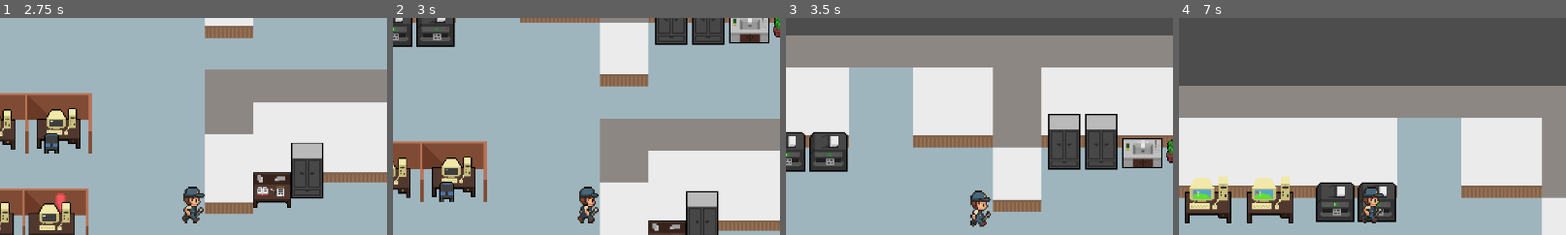
Above: before the commit, frames 1-4 (left to right).
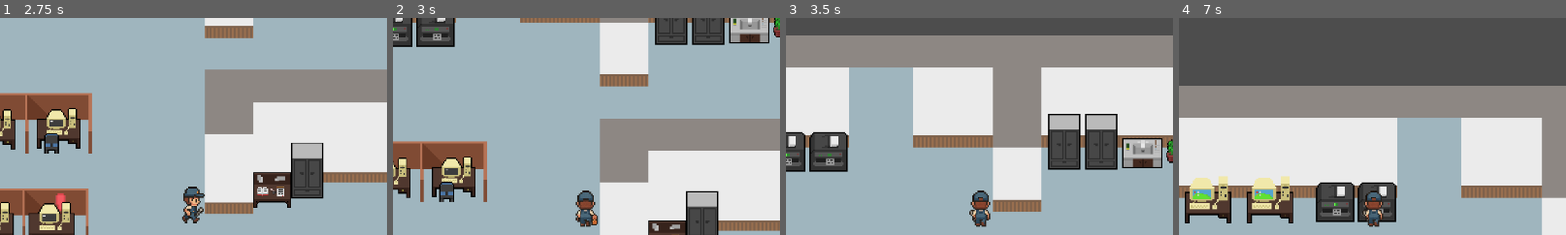
Above: after the commit, the same moments.

Repository: Lenni707/gamejam
Game: Godot game, scene res://Scenes/game.tscn
Two runs of this game, one before a commit and one after it. Both use one fixed random seed, a clock stepped at 60 frames per second and the inputs below.
Inputs:
- Up to frame 1 (2.75 s): tap Enter (ui_accept) at 0.5, 0.77, 1.25, 1.52 s; hold D (right) 0.53-1.28 s; hold E (Interagieren) 0.53-1.28 s; hold S (down) 1.28-2.03 s; tap E (Interagieren) at 1.35 s; hold D (right) from 2.03 s (still down); hold E (Interagieren) from 2.03 s (still down)
- Up to frame 2 (3 s): tap Enter (ui_accept) at 2.75 s; release D (right) at 2.78 s; release E (Interagieren) at 2.78 s; hold W (up) from 2.78 s (still down); tap E (Interagieren) at 2.85 s
- Up to frame 3 (3.5 s): keep holding W (up); tap Enter (ui_accept) at 3.02 s
- Up to frame 4 (7 s): release W (up) at 3.53 s; hold E (Interagieren) 3.53-4.28 s; hold A (left) 3.53-5.03 s; tap Enter (ui_accept) at 3.77, 4.52, 5.75, 6.02, 6.77 s; tap E (Interagieren) at 4.35, 5.85 s; hold S (down) 5.03-5.78 s; hold E (Interagieren) 5.03-5.78 s; hold D (right) 5.78-6.53 s; hold W (up) from 6.53 s (still down); hold E (Interagieren) from 6.53 s (still down)
The pictures show only the part of the screen within x 25-75%, y 2-51%; the shares and areas given below are measured in that part.

Frame 1 is identical in both runs. In frame 2, 0.8% of the frame differs, in the area x 47-54%, y 77-97%; in frame 3, 0.6%; in frame 4, 0.7%.

Commit message:
did player animation

Diff:
--- a/Scenes/player.tscn
+++ b/Scenes/player.tscn
@@ -23,6 +23,22 @@
 atlas = ExtResource("2_cvnsp")
 region = Rect2(1184, 0, 296, 512)
 
+[sub_resource type="AtlasTexture" id="AtlasTexture_x3wgy"]
+atlas = ExtResource("2_cvnsp")
+region = Rect2(0, 512, 301, 512)
+
+[sub_resource type="AtlasTexture" id="AtlasTexture_3smsa"]
+atlas = ExtResource("2_cvnsp")
+region = Rect2(300, 0, 293, 513)
+
+[sub_resource type="AtlasTexture" id="AtlasTexture_8erm5"]
+atlas = ExtResource("2_cvnsp")
+region = Rect2(600, 0, 293, 513)
+
+[sub_resource type="AtlasTexture" id="AtlasTexture_f1ek2"]
+atlas = ExtResource("2_cvnsp")
+region = Rect2(900, 0, 293, 513)
+
 [sub_resource type="SpriteFrames" id="SpriteFrames_vgqql"]
 animations = [{
 "frames": [{
@@ -46,6 +62,28 @@
 "loop": true,
 "name": &"run",
 "speed": 10.0
+}, {
+"frames": [{
+"duration": 1.0,
+"texture": SubResource("AtlasTexture_x3wgy")
+}],
+"loop": true,
+"name": &"run_down",
+"speed": 5.0
+}, {
+"frames": [{
+"duration": 1.0,
+"texture": SubResource("AtlasTexture_3smsa")
+}, {
+"duration": 1.0,
+"texture": SubResource("AtlasTexture_8erm5")
+}, {
+"duration": 1.0,
+"texture": SubResource("AtlasTexture_f1ek2")
+}],
+"loop": true,
+"name": &"run_up",
+"speed": 10.0
 }]
 
 [node name="player" type="CharacterBody2D"]
@@ -61,5 +99,5 @@
 position = Vector2(3, -47)
 scale = Vector2(0.182432, 0.182432)
 sprite_frames = SubResource("SpriteFrames_vgqql")
-animation = &"run"
-frame_progress = 0.724109
+animation = &"run_up"
+frame_progress = 0.136304
--- a/scripts/player.gd
+++ b/scripts/player.gd
@@ -38,14 +38,18 @@
 			anim.play("idle")
 	else:
 		# Runninges
-		if anim.animation != "run":
-			anim.play("run")
 
 		# Flip when moving left
-		if dir.x < -0.01:
+		if dir.x < -0.01 && not dir.y < -0.01:
+			anim.play("run")
 			anim.flip_h = true
-		elif dir.x > 0.01:
+		elif dir.x > 0.01 && not dir.y < -0.01:
+			anim.play("run")
 			anim.flip_h = false
+		if dir.y < -0.01:
+			anim.play("run_up")
+
+
 
 var ui_locked: bool = false
 
Not shown: 1 places in Scenes/player.tscn that only renumber resources
